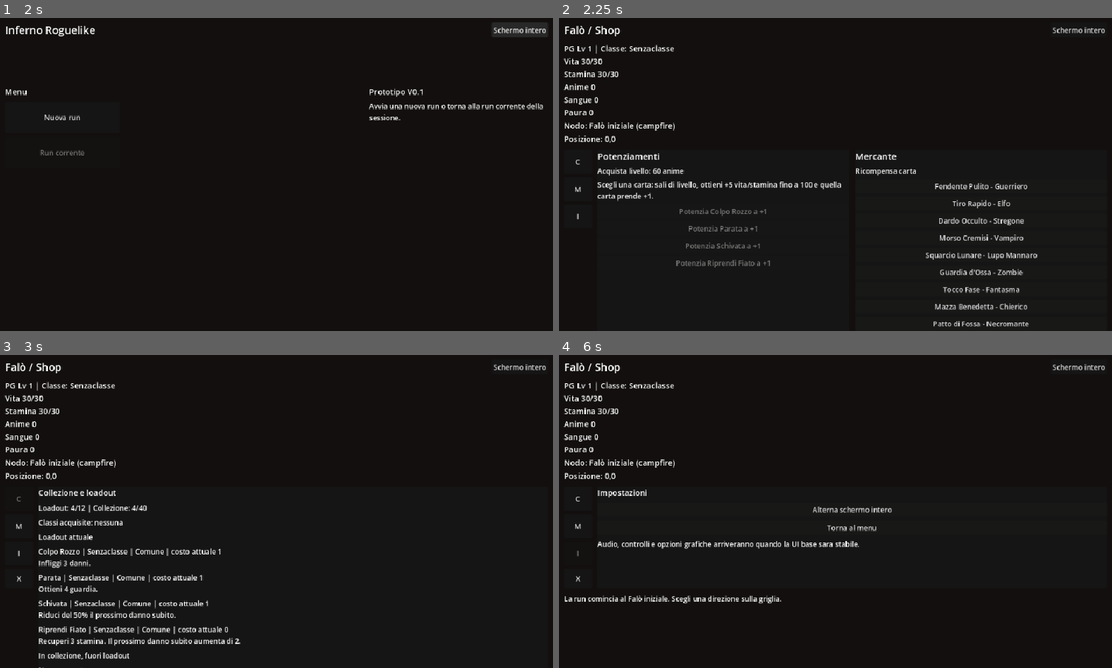
Above: before the commit, frames 1-4 (two rows, left to right).
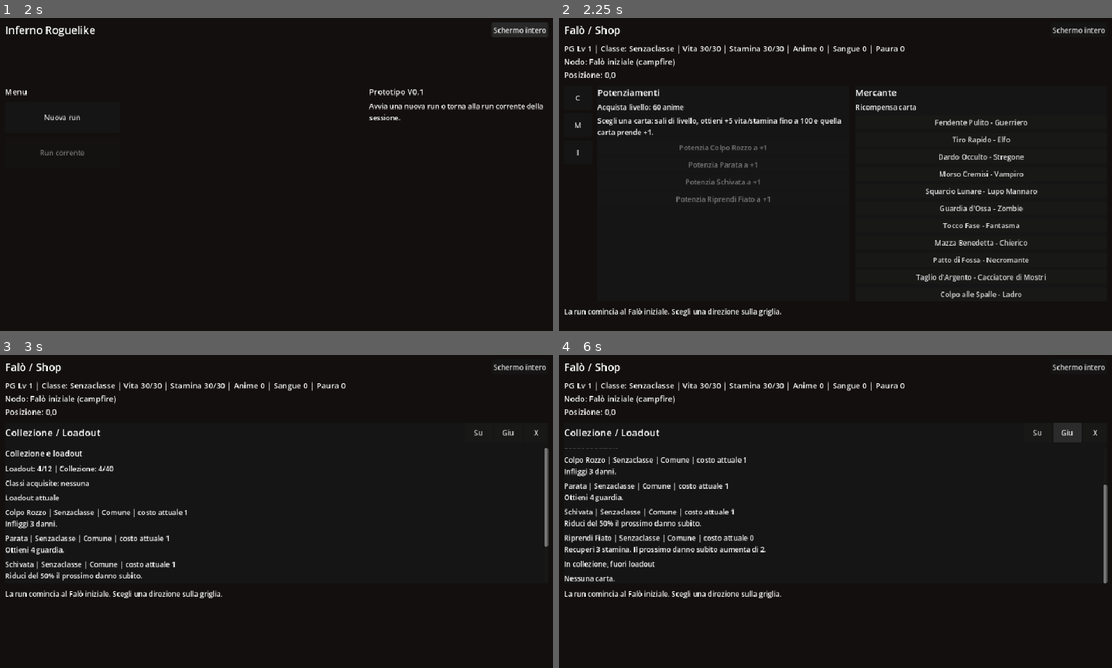
Above: after the commit, the same moments.

Repository: Chivas1504/Gioco
Game: Godot game, scene res://scenes/main.tscn
Same seed, same stepped clock (60 frames per second), same inputs: the game is played once before the commit and once after it.
Inputs (mouse positions are in pixels of both pictures, inside the frame that each line leads up to):
- Up to frame 1 (2 s): click "Schermo intero" at 0.5 s; click "Finestra" at 1.25 s
- Up to frame 2 (2.25 s): click "Nuova run" at 2 s
- Up to frame 3 (3 s): click "C" at 2.75 s
- Up to frame 4 (6 s): click (575, 527) at 3.5 s, where only the run before the commit has a clickable "M"; click (1040, 433) at 4.25 s, where only the run after the commit has a clickable "Su"; click (575, 552) at 5 s, where only the run before the commit has a clickable "I"; click (1067, 433) at 5.75 s, where only the run after the commit has a clickable "Giu"

Frame 1 is identical in both runs. In frame 2, 8.5% of the frame differs, in the area x 0-89%, y 8-99%; in frame 3, 7.2%; in frame 4, 6.3%.

Commit message:
Update campfire popup layout

Diff:
--- a/scripts/main.gd
+++ b/scripts/main.gd
@@ -250,7 +250,7 @@
 		log_label.text = "\n".join(log_lines)
 		return
 
-	player_label.text = "PG Lv %d | Classe: %s\nVita %d/%d\nStamina %d/%d\nAnime %d\nSangue %d\nPaura %d" % [
+	player_label.text = "PG Lv %d | Classe: %s | Vita %d/%d | Stamina %d/%d | Anime %d | Sangue %d | Paura %d" % [
 		run_state.player_level,
 		GameDatabase.get_class_name(run_state.active_class),
 		run_state.health,
@@ -418,36 +418,60 @@
 
 
 func _render_safe_popup_page() -> void:
-	var popup_row = HBoxContainer.new()
-	popup_row.size_flags_horizontal = Control.SIZE_EXPAND_FILL
-	popup_row.size_flags_vertical = Control.SIZE_EXPAND_FILL
-	popup_row.add_theme_constant_override("separation", 12)
-	card_grid.add_child(popup_row)
-
-	var left_rail = VBoxContainer.new()
-	left_rail.custom_minimum_size = Vector2(64, 0)
-	left_rail.add_theme_constant_override("separation", 8)
-	popup_row.add_child(left_rail)
-	_add_safe_nav_button(left_rail, "C", "Collezione / loadout", SAFE_POPUP_COLLECTION)
-	_add_safe_nav_button(left_rail, "M", "Mappa", SAFE_POPUP_MAP)
-	_add_safe_nav_button(left_rail, "I", "Impostazioni", SAFE_POPUP_SETTINGS)
+	var popup_panel = PanelContainer.new()
+	popup_panel.size_flags_horizontal = Control.SIZE_EXPAND_FILL
+	popup_panel.size_flags_vertical = Control.SIZE_EXPAND_FILL
+	card_grid.add_child(popup_panel)
+
+	var popup_layout = VBoxContainer.new()
+	popup_layout.size_flags_horizontal = Control.SIZE_EXPAND_FILL
+	popup_layout.size_flags_vertical = Control.SIZE_EXPAND_FILL
+	popup_layout.add_theme_constant_override("separation", 12)
+	popup_panel.add_child(popup_layout)
+
+	var scroll = ScrollContainer.new()
+	scroll.size_flags_horizontal = Control.SIZE_EXPAND_FILL
+	scroll.size_flags_vertical = Control.SIZE_EXPAND_FILL
+	scroll.horizontal_scroll_mode = 0
+
+	var header = HBoxContainer.new()
+	header.size_flags_horizontal = Control.SIZE_EXPAND_FILL
+	popup_layout.add_child(header)
+
+	var title = Label.new()
+	title.size_flags_horizontal = Control.SIZE_EXPAND_FILL
+	title.text = _get_safe_popup_title()
+	title.add_theme_font_size_override("font_size", 22)
+	header.add_child(title)
+
+	var up_button = Button.new()
+	up_button.text = "Su"
+	up_button.tooltip_text = "Scorri verso l'alto"
+	up_button.custom_minimum_size = Vector2(64, 44)
+	up_button.pressed.connect(_on_popup_scroll_pressed.bind(scroll, -360))
+	header.add_child(up_button)
+
+	var down_button = Button.new()
+	down_button.text = "Giu"
+	down_button.tooltip_text = "Scorri verso il basso"
+	down_button.custom_minimum_size = Vector2(64, 44)
+	down_button.pressed.connect(_on_popup_scroll_pressed.bind(scroll, 360))
+	header.add_child(down_button)
+
 	var close_button = Button.new()
 	close_button.text = "X"
 	close_button.tooltip_text = "Chiudi pagina"
 	close_button.custom_minimum_size = Vector2(54, 44)
 	close_button.pressed.connect(_on_close_safe_popup_pressed)
-	left_rail.add_child(close_button)
-
-	var popup_panel = PanelContainer.new()
-	popup_panel.size_flags_horizontal = Control.SIZE_EXPAND_FILL
-	popup_panel.size_flags_vertical = Control.SIZE_EXPAND_FILL
-	popup_row.add_child(popup_panel)
+	header.add_child(close_button)
+
+	popup_layout.add_child(scroll)
 
 	var content = VBoxContainer.new()
 	content.size_flags_horizontal = Control.SIZE_EXPAND_FILL
 	content.size_flags_vertical = Control.SIZE_EXPAND_FILL
 	content.add_theme_constant_override("separation", 10)
-	popup_panel.add_child(content)
+	scroll.add_child(content)
 
 	if safe_popup_mode == SAFE_POPUP_COLLECTION:
 		_add_collection_content(content)
@@ -455,6 +479,20 @@
 		_add_map_popup_content(content)
 	elif safe_popup_mode == SAFE_POPUP_SETTINGS:
 		_add_settings_popup_content(content)
+
+
+func _get_safe_popup_title() -> String:
+	if safe_popup_mode == SAFE_POPUP_COLLECTION:
+		return "Collezione / Loadout"
+	if safe_popup_mode == SAFE_POPUP_MAP:
+		return "Mappa"
+	if safe_popup_mode == SAFE_POPUP_SETTINGS:
+		return "Impostazioni"
+	return "Pagina"
+
+
+func _on_popup_scroll_pressed(scroll: ScrollContainer, amount: int) -> void:
+	scroll.scroll_vertical = max(0, scroll.scroll_vertical + amount)
 
 
 func _add_collection_content(parent: VBoxContainer) -> void:
